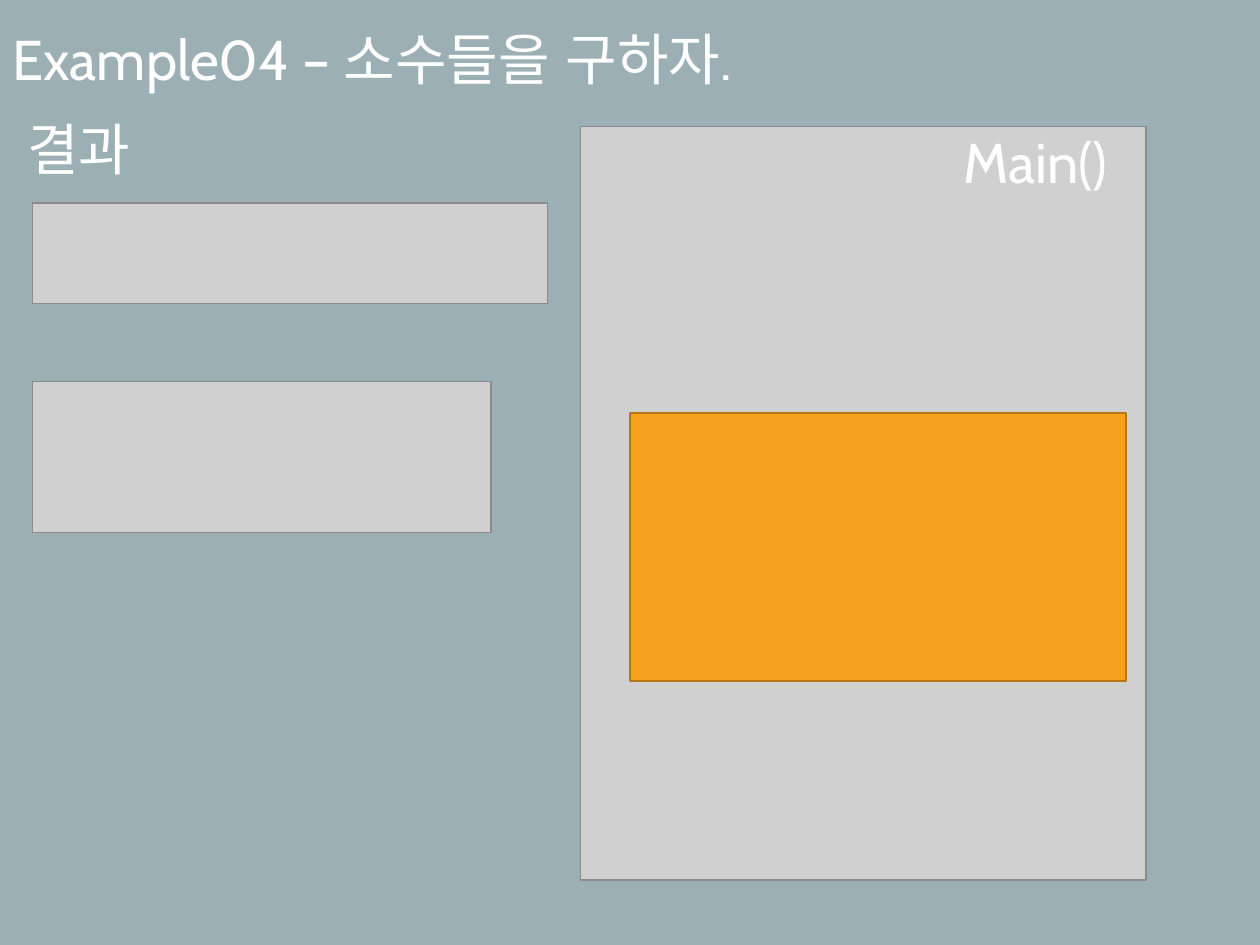
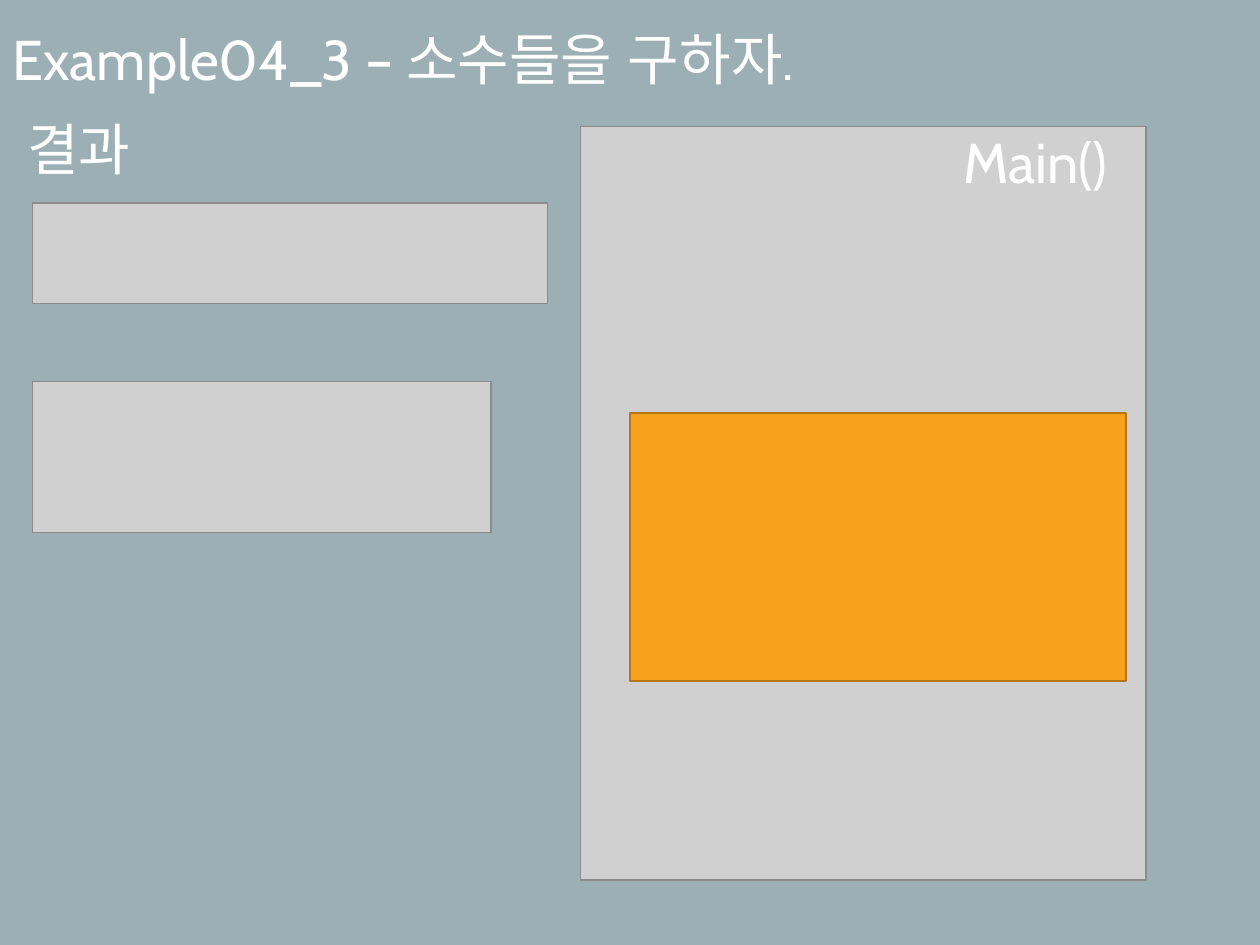
Before and after one commit to SekyuShin/Mentoring, a slide deck: slide 27 of 2019_Mentoring/4_weeks/멘토링_4주차.pptx (slide 23 before the commit). Drawn at 1260x945 pixels with LibreOffice and Linux fonts; fonts in the diff are those of the drawing; grey boxes stand for pictures. Boxes give left, top, right and bottom in pixels: in the first picture for what was removed or moved away, otherwise in the second. Text is boxed around its words. In the diff, an @@ line names an element or a change of style, - is before the commit and + after.

```diff
--- a/2019_Mentoring/4_weeks/멘토링_4주차.pptx
+++ b/2019_Mentoring/4_weeks/멘토링_4주차.pptx
@@ subtitle at (x1=13, y1=34, x2=794, y2=92): text changed @@
-Example04 – 소수들을 구하자.
+Example04_3 – 소수들을 구하자.
```
Also in this commit, not shown: 4 slides added, 5 other files.
